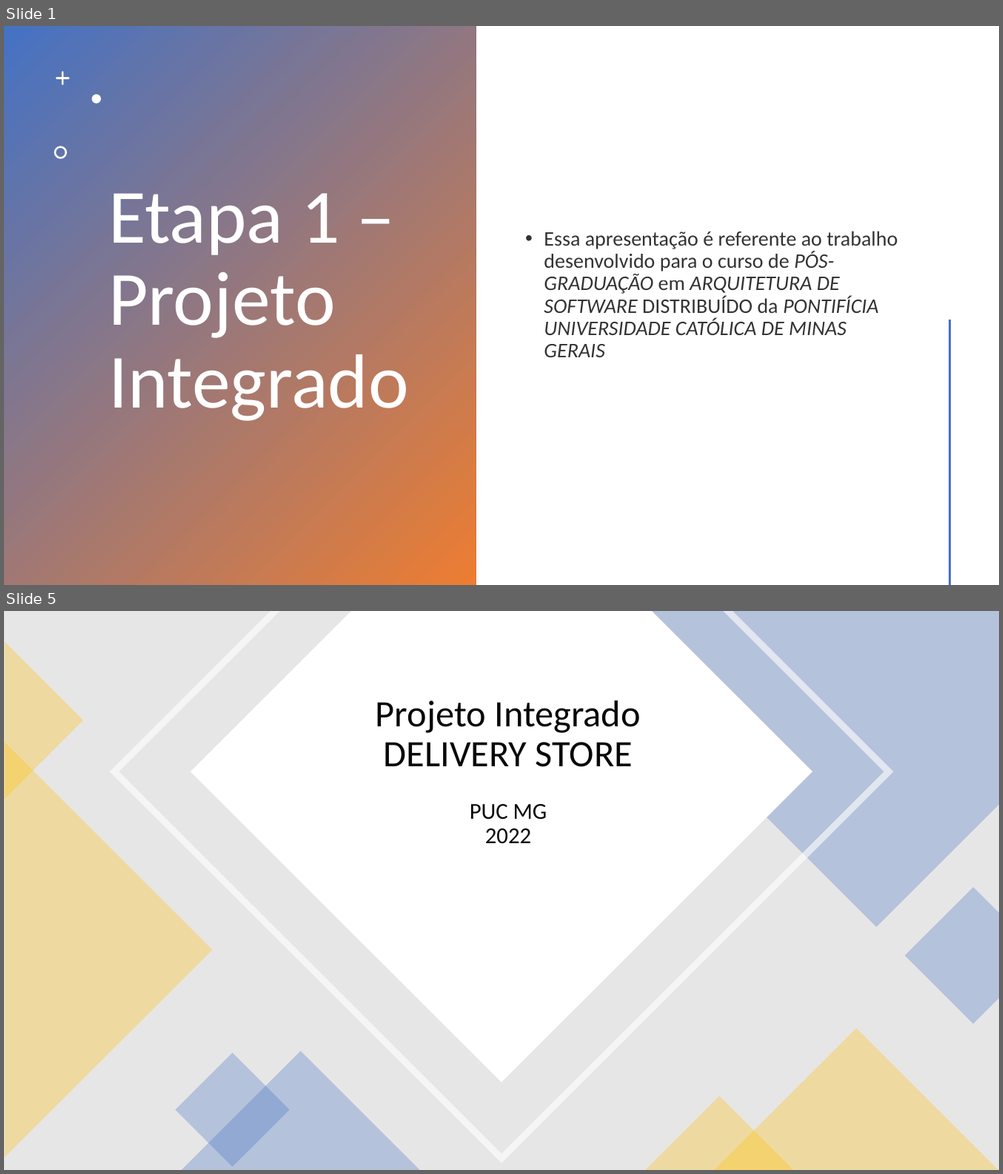
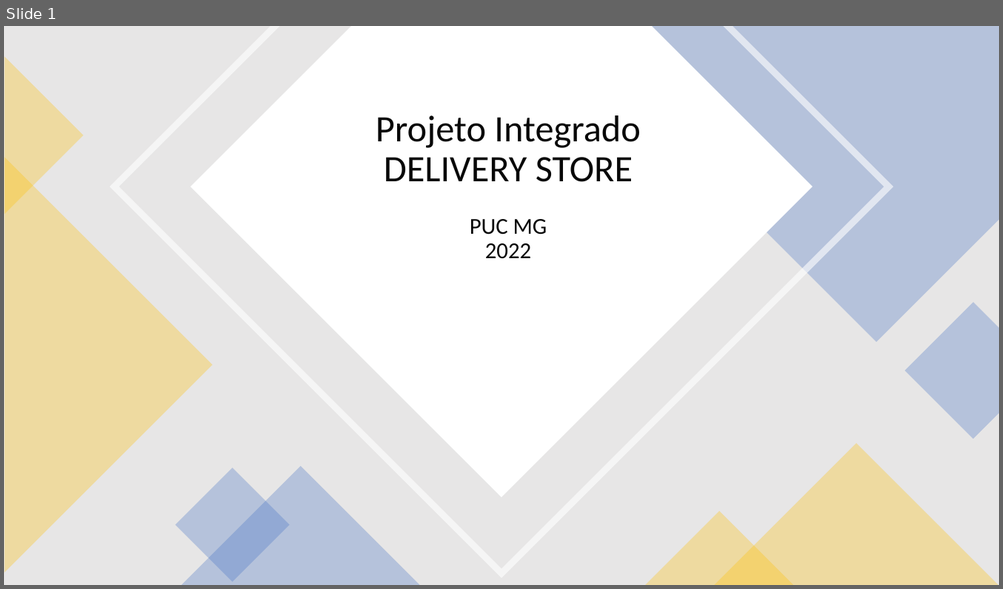
Before and after one commit to frederickfrigieri/puc-projeto-integrado, a slide deck: doc/Apresentação PUC.pptx. Shown one above the other, each under a label of ours: slides 1 and 5 before the commit, slide 1 after it; the slides between them are not shown. The pictures are 1003x1174 and 1003x589 pixels, drawn with LibreOffice and Linux fonts; fonts in the diff are those of the drawing. Boxes give left, top, right and bottom in pixels: in the first picture for what was removed or moved away, otherwise in the second. Text is boxed around its words. In the diff, an @@ line names an element or a change of style, - is before the commit and + after.

```diff
--- a/doc/Apresentação PUC.pptx
+++ b/doc/Apresentação PUC.pptx
@@ slide 1 removed at <box>4,26,999,585</box>, background #FFFFFF @@
@@ rectangle removed at <box>4,26,475,585</box> @@
@@ freeform shape removed at <box>56,72,70,86</box> @@
@@ freeform shape removed at <box>92,95,101,104</box> @@
@@ freeform shape removed at <box>54,146,67,158</box> @@
@@ title removed at <box>108,193,409,421</box> @@
-Etapa 1 – Projeto Integrado
@@ text removed at <box>543,231,897,358</box> @@
-• Essa apresentação é referente ao trabalho desenvolvido para o curso de PÓS-GRADUAÇÃO em ARQUITETURA DE SOFTWARE DISTRIBUÍDO da PONTIFÍCIA UNIVERSIDADE CATÓLICA DE MINAS GERAIS
@@ line removed from (949, 321) to (949, 585) @@
@@ what was slide 5 is now slide 1 @@
```
Also in this commit, not shown: 1 slide changed, 3 other slides removed, 5 other files.
